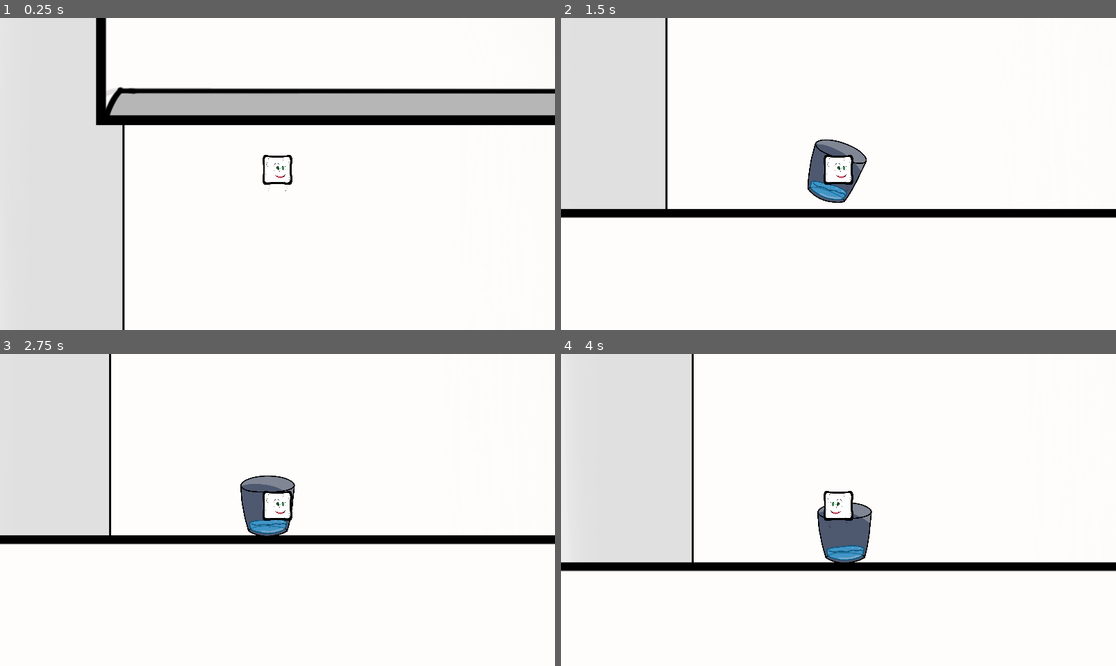
Above: before the commit, frames 1-4 (two rows, left to right).
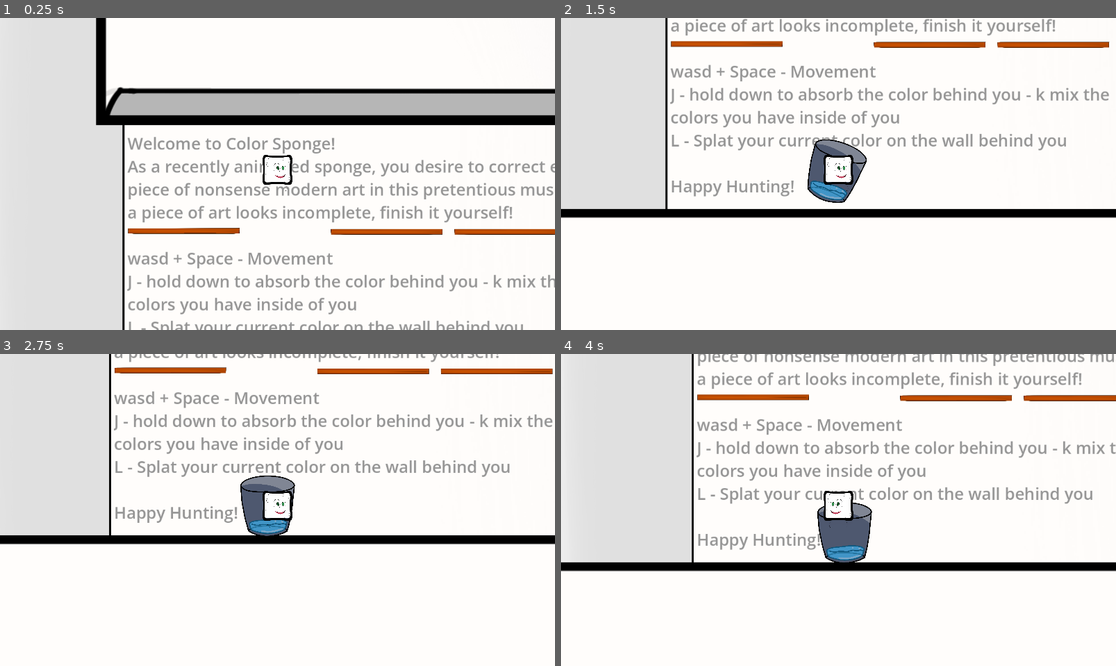
Above: after the commit, the same moments.

Repository: jacob-w-bonner/GGJ-2026
Game: Godot game, scene res://Scenes/Level 1 Rough.tscn
Same seed, same stepped clock (60 frames per second), same inputs: the game is played once before the commit and once after it. The engine's default icon, where the game draws it, is replaced by a stand-in: a white triangle on a blue panel in a dark square.
Inputs:
- Up to frame 1 (0.25 s): no input
- Up to frame 2 (1.5 s): tap Enter at 0.5 s; hold D (move_right) 0.53-1.28 s; hold J (absorb) 0.53-1.28 s; tap Space at 0.77 s; hold S (move_down) from 1.28 s (still down); tap J (absorb) at 1.35 s
- Up to frame 3 (2.75 s): tap Space at 1.52 s; release S (move_down) at 2.03 s; hold D (move_right) from 2.03 s (still down); hold K (equalize) from 2.03 s (still down); tap J (absorb) at 2.3 s
- Up to frame 4 (4 s): tap Space at 2.75, 3.02, 3.77 s; release D (move_right) at 2.78 s; release K (equalize) at 2.78 s; hold W (move_up) 2.78-3.53 s; tap L (splat) at 2.85 s; tap J (absorb) at 3.05 s; hold A (move_left) from 3.53 s (still down); hold J (absorb) from 3.53 s (still down)

The runs differ from the first frame. In frame 1, 8.0% of the frame differs, in the area x 22-100%, y 38-100%; in frame 2, 5.9%; in frame 3, 5.2%; in frame 4, 6.7%.

Commit message:
Level 1 tutorial update

Diff:
--- a/ggj-2026/Scenes/Level 1 Rough.tscn
+++ b/ggj-2026/Scenes/Level 1 Rough.tscn
@@ -2,14 +2,15 @@
 
 [ext_resource type="PackedScene" uid="uid://bbos4y4dwl6dq" path="res://Scenes/player.tscn" id="1_jxi4p"]
 [ext_resource type="PackedScene" uid="uid://dlb1vl8xplpsi" path="res://Scenes/Stool.tscn" id="4_4he20"]
-[ext_resource type="PackedScene" path="res://Scenes/absorbable_colour_red.tscn" id="4_htomu"]
-[ext_resource type="PackedScene" uid="uid://dqwdji1dib54q" path="res://Scenes/absorbable_colour_green.tscn" id="5_4he20"]
+[ext_resource type="PackedScene" uid="uid://dbohlvldq1gmi" path="res://Scenes/absorbable_colour_red.tscn" id="4_htomu"]
+[ext_resource type="PackedScene" uid="uid://c10s8ssfdf2kn" path="res://Scenes/absorbable_colour_green.tscn" id="5_4he20"]
 [ext_resource type="Script" uid="uid://da8mcsv5ayli0" path="res://Scenes/player_camera.gd" id="5_aksks"]
-[ext_resource type="PackedScene" uid="uid://ca3erfbuk0kh3" path="res://Scenes/absorbable_colour_white.tscn" id="5_hirra"]
+[ext_resource type="PackedScene" uid="uid://dwqtrhxe5oiob" path="res://Scenes/absorbable_colour_white.tscn" id="5_hirra"]
 [ext_resource type="Texture2D" uid="uid://bd3hai0llnuyq" path="res://Assets/Environment/Wall.png" id="7_bobo7"]
 [ext_resource type="Texture2D" uid="uid://dt8hb6wr6h4l2" path="res://Assets/Floor.png" id="7_jxi4p"]
 [ext_resource type="Texture2D" uid="uid://h7qsl2nskq04" path="res://Assets/Bucket.png" id="8_7a54r"]
 [ext_resource type="PackedScene" uid="uid://duh7wknhj5uc4" path="res://Scenes/level_exit_door.tscn" id="8_hirra"]
+[ext_resource type="PackedScene" uid="uid://hkcm0qaks4et" path="res://Scenes/drop_down_platform.tscn" id="10_jxi4p"]
 
 [sub_resource type="Theme" id="Theme_bobo7"]
 default_font_size = 32
@@ -22,6 +23,9 @@
 
 [sub_resource type="RectangleShape2D" id="RectangleShape2D_aksks"]
 size = Vector2(112, 13)
+
+[sub_resource type="Theme" id="Theme_jxi4p"]
+default_font_size = 38
 
 [node name="Level 1" type="Node2D" unique_id=1129709678]
 
@@ -240,6 +244,27 @@
 [node name="Stool2" parent="Placeables" unique_id=426801064 instance=ExtResource("4_4he20")]
 position = Vector2(3197, 594)
 
+[node name="DropDownPlatform2" parent="Placeables" unique_id=1335324078 instance=ExtResource("10_jxi4p")]
+position = Vector2(1002, 535)
+
+[node name="DropDownPlatform3" parent="Placeables" unique_id=482977104 instance=ExtResource("10_jxi4p")]
+position = Vector2(1000, 438)
+
+[node name="DropDownPlatform4" parent="Placeables" unique_id=1430041235 instance=ExtResource("10_jxi4p")]
+position = Vector2(998, 349)
+
+[node name="DropDownPlatform5" parent="Placeables" unique_id=1061875796 instance=ExtResource("10_jxi4p")]
+position = Vector2(996, 233)
+
+[node name="DropDownPlatform6" parent="Placeables" unique_id=518285757 instance=ExtResource("10_jxi4p")]
+position = Vector2(718, 233)
+
+[node name="DropDownPlatform7" parent="Placeables" unique_id=1862219202 instance=ExtResource("10_jxi4p")]
+position = Vector2(433, 233)
+
+[node name="DropDownPlatform8" parent="Placeables" unique_id=1921850122 instance=ExtResource("10_jxi4p")]
+position = Vector2(-35, 231)
+
 [node name="Background" type="Node2D" parent="." unique_id=1395399606]
 z_index = -3
 
@@ -293,6 +318,23 @@
 [node name="AbsorbableColourGreen12" parent="Background/GreenRect" unique_id=640375330 instance=ExtResource("5_4he20")]
 position = Vector2(752, 28)
 scale = Vector2(0.5, 0.5)
+
+[node name="RichTextLabel" type="RichTextLabel" parent="Background" unique_id=1250871719]
+self_modulate = Color(0.5823756, 0.5823756, 0.5823756, 1)
+offset_left = -165.0
+offset_top = 2.0
+offset_right = 961.0
+offset_bottom = 586.0
+theme = SubResource("Theme_jxi4p")
+text = "Welcome to Color Sponge!
+As a recently animated sponge, you desire to correct every piece of nonsense modern art in this pretentious museum. If a piece of art looks incomplete, finish it yourself!
+
+wasd + Space - Movement
+J - hold down to absorb the color behind you - k mix the colors you have inside of you
+L - Splat your current color on the wall behind you
+
+Happy Hunting!
+"
 
 [node name="LevelExitDoor" parent="." unique_id=860006878 node_paths=PackedStringArray("player_root") instance=ExtResource("8_hirra")]
 position = Vector2(6190, -210)
